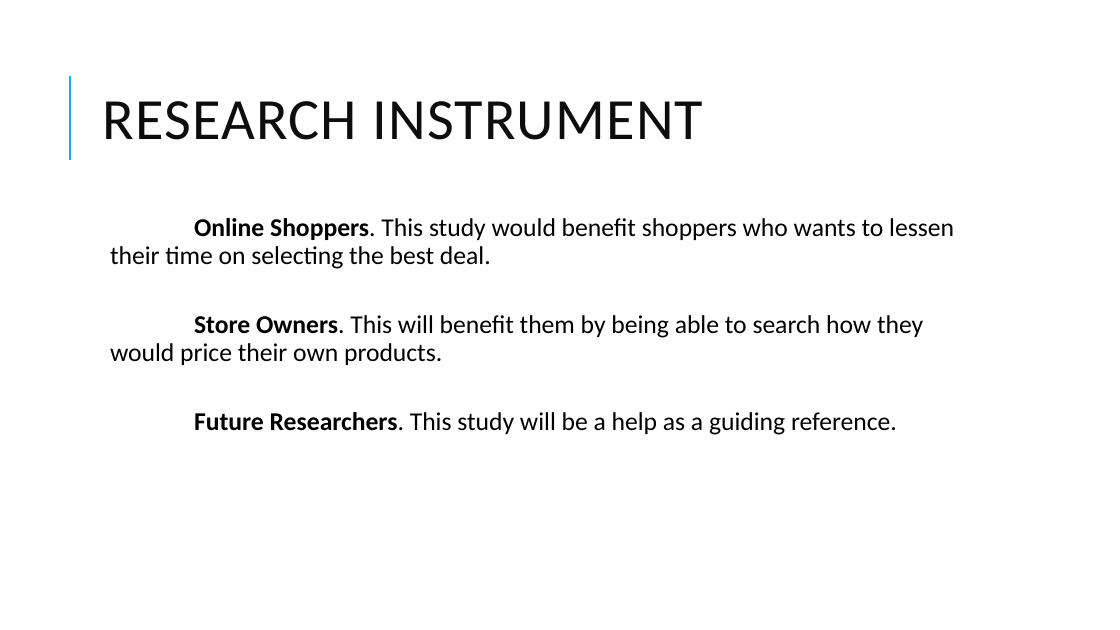
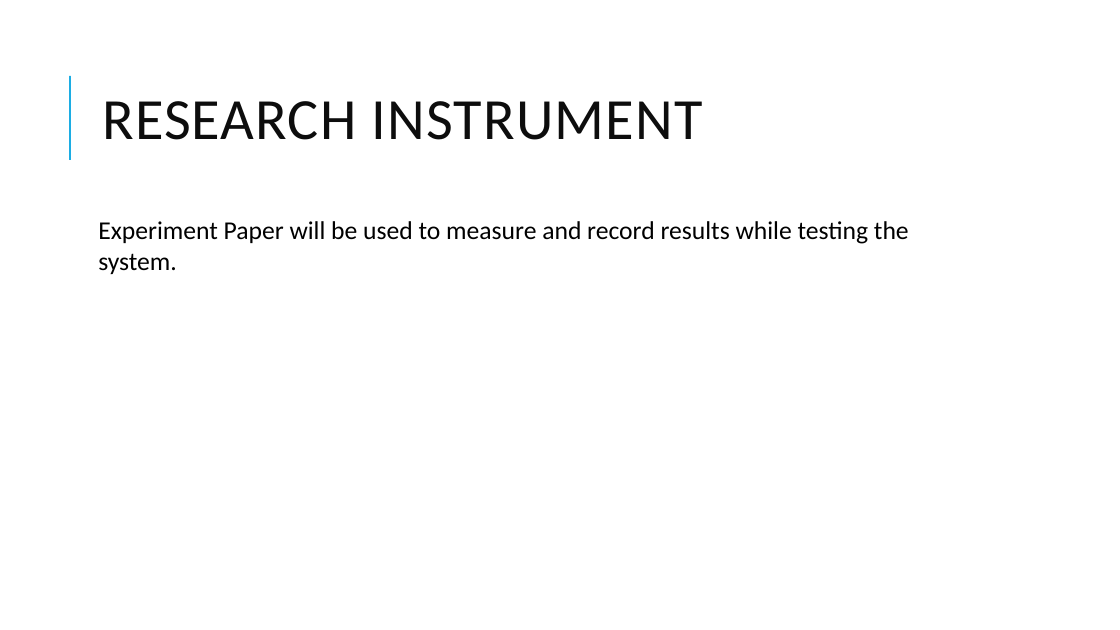
Before and after one commit to christianaveros/ThesisPaper-FOR, a slide deck: slide 13 of TIPid.pptx. Drawn at 1120x630 pixels with LibreOffice and Linux fonts; fonts in the diff are those of the drawing. Boxes give left, top, right and bottom in pixels: in the first picture for what was removed or moved away, otherwise in the second. Text is boxed around its words. In the diff, an @@ line names an element or a change of style, - is before the commit and + after.

```diff
--- a/TIPid.pptx
+++ b/TIPid.pptx
@@ text at (98, 221, 909, 274): text changed @@
-  Online Shoppers. This study would benefit shoppers who wants to lessen their time on selecting the best deal.
-  Store Owners. This will benefit them by being able to search how they would price their own products.
-  Future Researchers. This study will be a help as a guiding reference.
+Experiment Paper will be used to measure and record results while testing the system.
```
Also in this commit, not shown: 12 other slides changed, 4 slides added, 2 slides removed, 1 other file.
